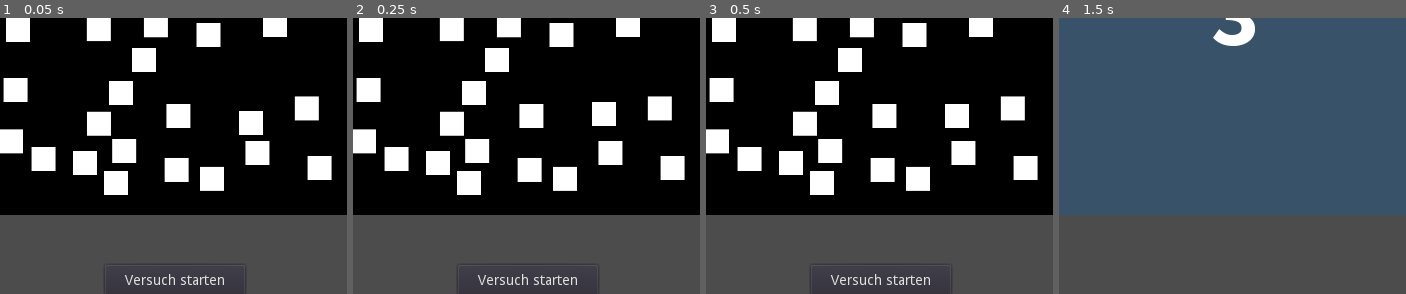
Above: before the commit, frames 1-4 (left to right).
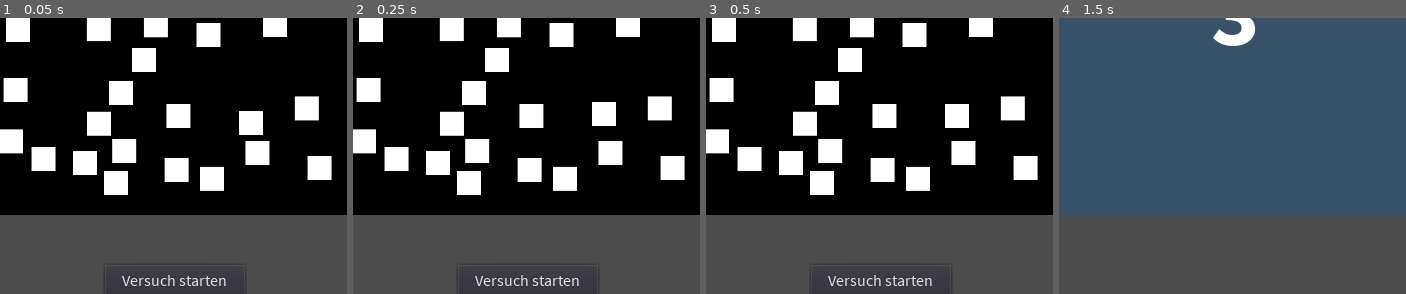
Above: after the commit, the same moments.

Repository: nevs-devs/preattentiv
Game: Godot game, scene res://Main.tscn
The game is run twice, just before and just after one commit, with the same random seed, the same clock (stepped at 60 frames per second) and the same inputs.
Inputs:
- Up to frame 1 (0.05 s): no input
- Up to frame 2 (0.25 s): no input
- Up to frame 3 (0.5 s): no input
- Up to frame 4 (1.5 s): click "Versuch starten" at 0.5 s; tap Enter (ui_accept) at 1.25 s
The pictures show only the part of the screen within x 30-80%, y 48-98%; the shares and areas given below are measured in that part.

The runs differ from the first frame. In frame 1, 0.6% of the frame differs, in the area x 35-66%, y 92-98%; in frame 2, 0.6%; in frame 3, 0.6%; in frame 4, nothing differs.

Commit message:
font added

Diff:
--- a/Explanation.tscn
+++ b/Explanation.tscn
@@ -1,10 +1,14 @@
-[gd_scene load_steps=3 format=2]
+[gd_scene load_steps=5 format=2]
 
+[ext_resource path="res://res/font/SourceSansPro-Regular.ttf" type="DynamicFontData" id=1]
 [ext_resource path="res://res/font/SourceSansPro-Bold.ttf" type="DynamicFontData" id=2]
 
 [sub_resource type="DynamicFont" id=1]
 size = 18
 font_data = ExtResource( 2 )
+
+[sub_resource type="DynamicFont" id=2]
+font_data = ExtResource( 1 )
 
 [node name="Explanation" type="Node2D"]
 
@@ -26,6 +30,7 @@
 margin_top = 550.0
 margin_right = 470.0
 margin_bottom = 582.0
+custom_fonts/font = SubResource( 2 )
 text = "Versuch starten"
 __meta__ = {
 "_edit_use_anchors_": false
